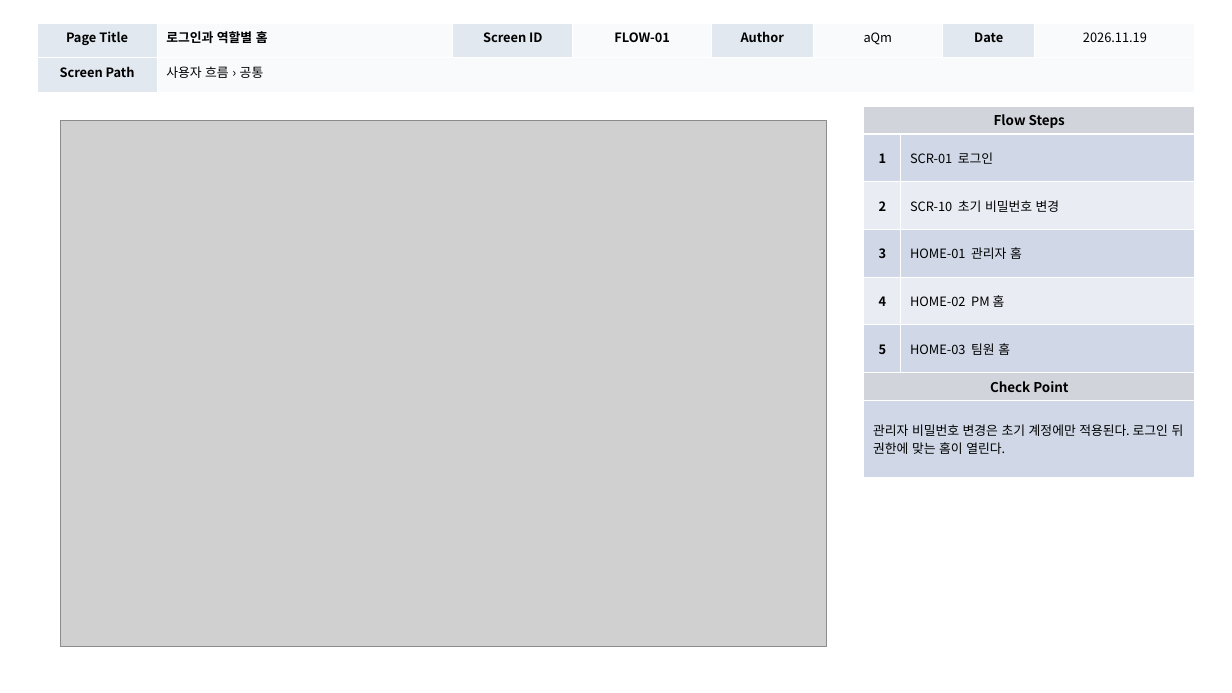
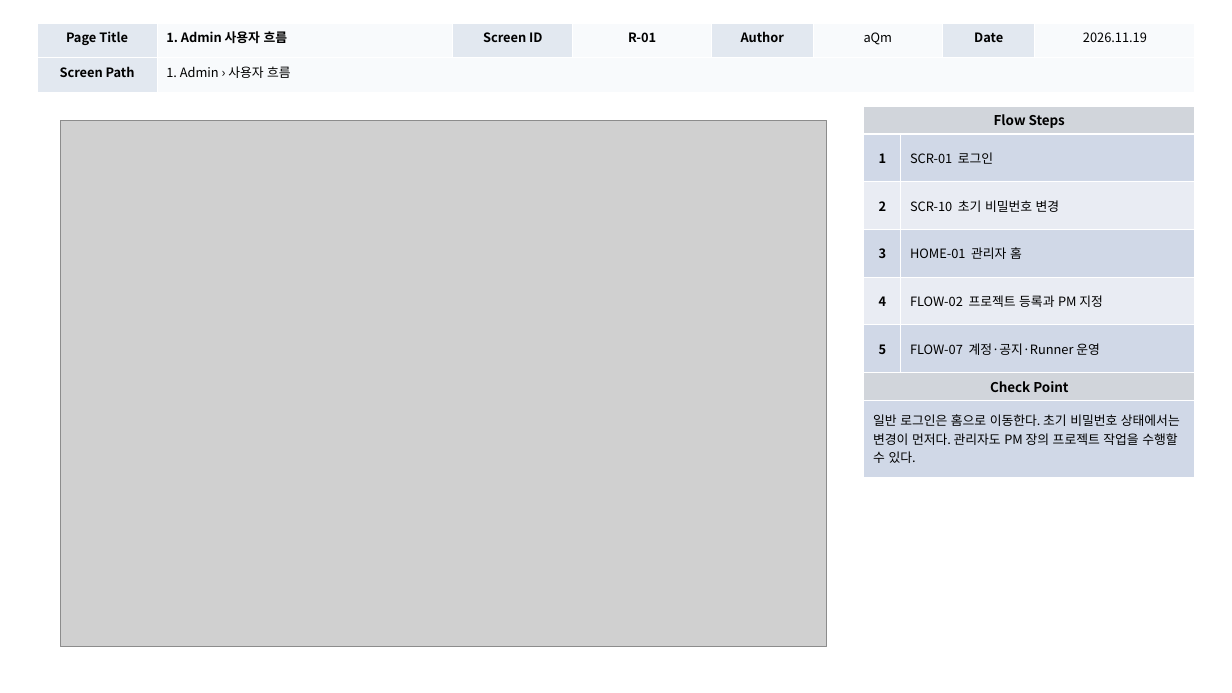
Before and after one commit to digitalist-corp/AI-TestOps, a slide deck: slide 3 of docs/aQm-산출물/AI-TestOps_UI설계서_(v1.0)_20261119.pptx. Drawn at 1232x693 pixels with LibreOffice and Linux fonts; fonts in the diff are those of the drawing; grey boxes stand for pictures. Boxes give left, top, right and bottom in pixels: in the first picture for what was removed or moved away, otherwise in the second. Text is boxed around its words. In the diff, an @@ line names an element or a change of style, - is before the commit and + after.

Commit message:
docs: UI 위치도 분리와 역할별 사용자 흐름 정리

```diff
--- a/docs/aQm-산출물/AI-TestOps_UI설계서_(v1.0)_20261119.pptx
+++ b/docs/aQm-산출물/AI-TestOps_UI설계서_(v1.0)_20261119.pptx
@@ table at [37,23,1195,92] @@
-row 1, column 2: 로그인과 역할별 홈
+row 1, column 2: 1. Admin 사용자 흐름
-row 1, column 4: FLOW-01
+row 1, column 4: R-01
-row 2, column 2: 사용자 흐름 › 공통
+row 2, column 2: 1. Admin › 사용자 흐름
@@ table at [864,106,1195,478] @@
-row 5, column 2: HOME-02 PM 홈
+row 5, column 2: FLOW-02 프로젝트 등록과 PM 지정
-row 6, column 2: HOME-03 팀원 홈
+row 6, column 2: FLOW-07 계정·공지·Runner 운영
-row 8, column 1: 관리자 비밀번호 변경은 초기 계정에만 적용된다. 로그인 뒤 권한에 맞는 홈이 열린다.
+row 8, column 1: 일반 로그인은 홈으로 이동한다. 초기 비밀번호 상태에서는 변경이 먼저다. 관리자도 PM 장의 프로젝트 작업을 수행할 수 있다.
```
Also in this commit, not shown: 45 other slides changed, 11 slides added.
